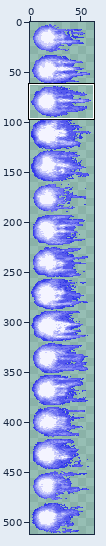
A sprite sheet gets an edit: Assets/Art/VFX/EngineFlare_02.png. Above: a wide view before the commit, with the close-up outlined.
Close-up. First the earlier version:
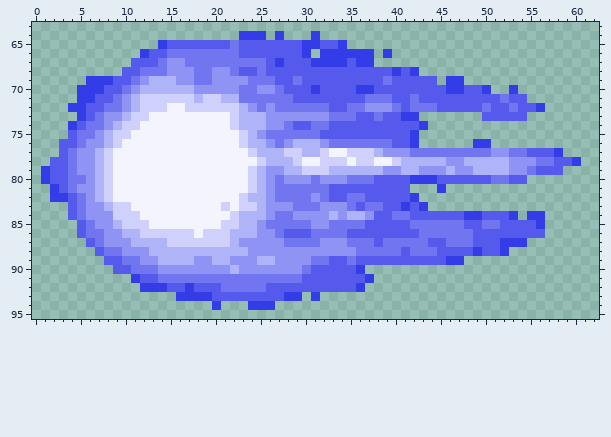
The file is 64x512 pixels. Pixels under 10% opacity are left out. Colours within 5 levels of each other are drawn and written as one. Shown: x 0..62, y 63..95. The commit also changed other parts of the picture, which this record leaves out.
The same view after the edit:
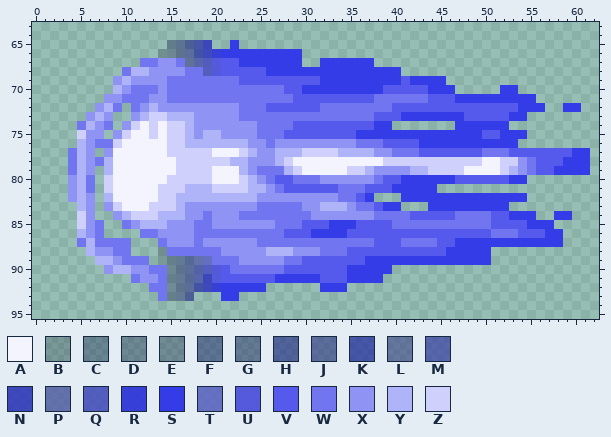
Palette (. is transparent): A #f4f4ff  B #13143338  C #11144e56  D #1d1e4f56  E #26285156  F #181c6a75  G #27296c75  H #1e238694  J #31338894  K #252aa2b3  L #42448b94  M #3c3fa5b3  N #2b31bed2  P #4f52a8b3  Q #4649c1d2  R #3139daf1  S #343ce7  T #5d60c4d1  U #5054ddf0  V #5559ec  W #7175f0  X #8f93f4  Y #afb3f8  Z #d0d0fc
The edit:
Changed rows in their new state; - is an unchanged pixel.
first column x 1:
64 ----------------------...-.---.------------------------------
65 -------------.CFHKN..S............---------------------------
66 -----------..BDGJKNRSSSSSSSSS.-......-.----------------------
67 ----------.WWX-WLMQUVVSSSS-SS..---S--------------------------
68 ---------WYYXX--W-QUVV--VSSSSSSSSSSSSSS-..-------------------
69 -----...XYX-XXWWW--WWWVVVV--V--SSSSSSSSS-SSSS..--------------
70 ----....YXWWWXWWWWWWWW--WW---S-SSSS--S-----SS-....-S---------
71 ----...XXWWWXXWWWWWWWW--------------V--WW-W---SSSSSSSSS------
72 ---...XY-.WXYXXXXXXXXXWW-VVVVVV-WW--WWWV-VVV-----V--VSS---SS-
73 ----.XY-..XYZZYYYXXXXXWWWWWWWWWW---WWV----SSSSSVV---SS-------
74 ---.WYXW.X--Z-ZZYXXXXXXXWWW---VV-----SS....---SSSSSS---------
75 ---.ZX-.X---Z-ZZYXYYXXXXW--VVVV----SSSSSS-SSSSSSSVVSSS-------
76 --..Y-WW------ZZYYYYYYYXXWX-XXX-XXX---V--VSSSSSS--SSS--------
77 --.-Y-.X------ZZZZZ---ZYXX-YYZZ-ZYYYYX-WW-VVVVVVV-WWVV---VVSS
78 -..-Y-WY-------ZZZZZZYYXXX-ZA--AAA-AA-Z-ZZZZZZZZZAAZZ-WVV-S-S
79 ...-Y-.Y-------ZZZZ---YXWWW-ZAAAAAZZ-X--X-YZZZZAAAAZY----SSSS
80 ...XYW.-------ZZZZZ---ZYXWVVWW----XXXW--S---SS----VVSS-------
81 -..XYW.------ZZZYYYZZZZY---VVVVV-WWW---SSSSS.----------------
82 -..XY-.Y-----ZZYYYYYYYY-X-XXXX-XXW-VS...S-SSSSSSSSSSSS-------
83 ---.Y-.X-A--ZZZYXXXXXXXXWWWW-XXYYYXW-VSS...SSSSSSSSS---------
84 ---.Z-..XY-ZZYYYXXWXXXWWWW--WW--X-XX-WW-------WWWW---S-.-SS--
85 ----ZXW..WXYYYXXXWWXXXXX-X---VVVSSSV---WW------WW-V---S-S----
86 ----YX-....WWXXXXWWWWWWWWW----SSSS--------VVVVVV--WWW---SS---
87 ----WY-WWW...WXXXWXXXX--WWW----WWW----VV---W-VSSSSS---SSSS---
88 -----YXX-W...BWWWWWWXXX--YYY---WWWVVVVVV-VVV-SSS-S..---------
89 ------YYX--W.BDGJPTWWW--XX-WWVVV--V-SSSSSSSSS--SSS-----------
90 -------XYYXX-WDGJMQUVWWWWWWVVV----S-SSS----------------------
91 ----------WXX-DGJMNUVVVVVVSSSSS---SS-S-----------------------
92 -----------.WWEGJKNRSSSSS......SSS..-------------------------
93 -------------WDGH...SS.......-.------------------------------
94 -------------------.---...-----------------------------------
Where, in picture pixels (left, top, right, bottom), the same in both close-ups:
changed: (41, 31, 590, 310)
